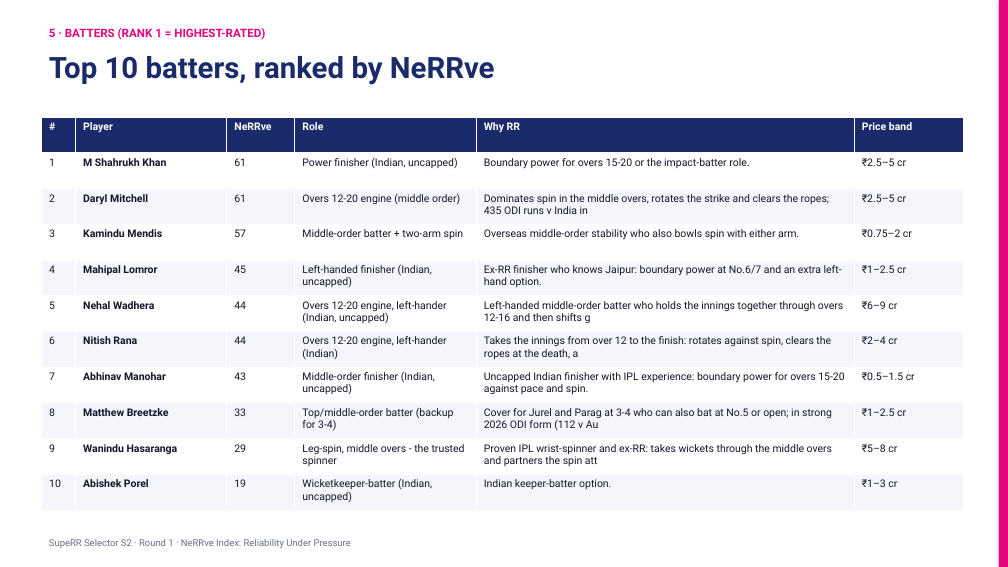
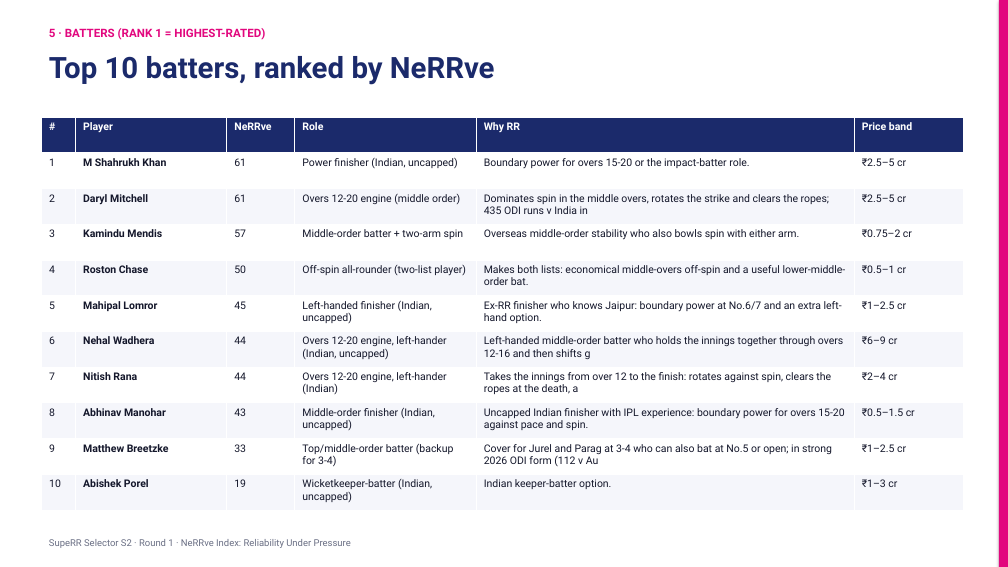
Before and after one commit to KoduruChandrasekhar/RRAuction-, a slide deck: slide 10 of submission/NeRRve_Deck.pptx. Drawn at 1008x567 pixels with LibreOffice and Linux fonts; fonts in the diff are those of the drawing. Boxes give left, top, right and bottom in pixels: in the first picture for what was removed or moved away, otherwise in the second. Text is boxed around its words. In the diff, an @@ line names an element or a change of style, - is before the commit and + after.

```diff
--- a/submission/NeRRve_Deck.pptx
+++ b/submission/NeRRve_Deck.pptx
@@ table at (x1=42, y1=117, x2=964, y2=510) @@
-row 5: 4 | Mahipal Lomror | 45 | Left-handed finisher (Indian, uncapped) | Ex-RR finisher who knows Jaipur: boundary power at No.6/7 and an extra left-hand option. | ₹1–2.5 cr
+row 5: 4 | Roston Chase | 50 | Off-spin all-rounder (two-list player) | Makes both lists: economical middle-overs off-spin and a useful lower-middle-order bat. | ₹0.5–1 cr
-row 6: 5 | Nehal Wadhera | 44 | Overs 12-20 engine, left-hander (Indian, uncapped) | Left-handed middle-order batter who holds the innings together through overs 12-16 and then shifts g | ₹6–9 cr
+row 6: 5 | Mahipal Lomror | 45 | Left-handed finisher (Indian, uncapped) | Ex-RR finisher who knows Jaipur: boundary power at No.6/7 and an extra left-hand option. | ₹1–2.5 cr
-row 7: 6 | Nitish Rana | 44 | Overs 12-20 engine, left-hander (Indian) | Takes the innings from over 12 to the finish: rotates against spin, clears the ropes at the death, a | ₹2–4 cr
+row 7: 6 | Nehal Wadhera | 44 | Overs 12-20 engine, left-hander (Indian, uncapped) | Left-handed middle-order batter who holds the innings together through overs 12-16 and then shifts g | ₹6–9 cr
-row 8: 7 | Abhinav Manohar | 43 | Middle-order finisher (Indian, uncapped) | Uncapped Indian finisher with IPL experience: boundary power for overs 15-20 against pace and spin. | ₹0.5–1.5 cr
+row 8: 7 | Nitish Rana | 44 | Overs 12-20 engine, left-hander (Indian) | Takes the innings from over 12 to the finish: rotates against spin, clears the ropes at the death, a | ₹2–4 cr
-row 9: 8 | Matthew Breetzke | 33 | Top/middle-order batter (backup for 3-4) | Cover for Jurel and Parag at 3-4 who can also bat at No.5 or open; in strong 2026 ODI form (112 v Au | ₹1–2.5 cr
+row 9: 8 | Abhinav Manohar | 43 | Middle-order finisher (Indian, uncapped) | Uncapped Indian finisher with IPL experience: boundary power for overs 15-20 against pace and spin. | ₹0.5–1.5 cr
-row 10: 9 | Wanindu Hasaranga | 29 | Leg-spin, middle overs - the trusted spinner | Proven IPL wrist-spinner and ex-RR: takes wickets through the middle overs and partners the spin att | ₹5–8 cr
+row 10: 9 | Matthew Breetzke | 33 | Top/middle-order batter (backup for 3-4) | Cover for Jurel and Parag at 3-4 who can also bat at No.5 or open; in strong 2026 ODI form (112 v Au | ₹1–2.5 cr
```
Also in this commit, not shown: 4 other slides changed, 5 other files.
